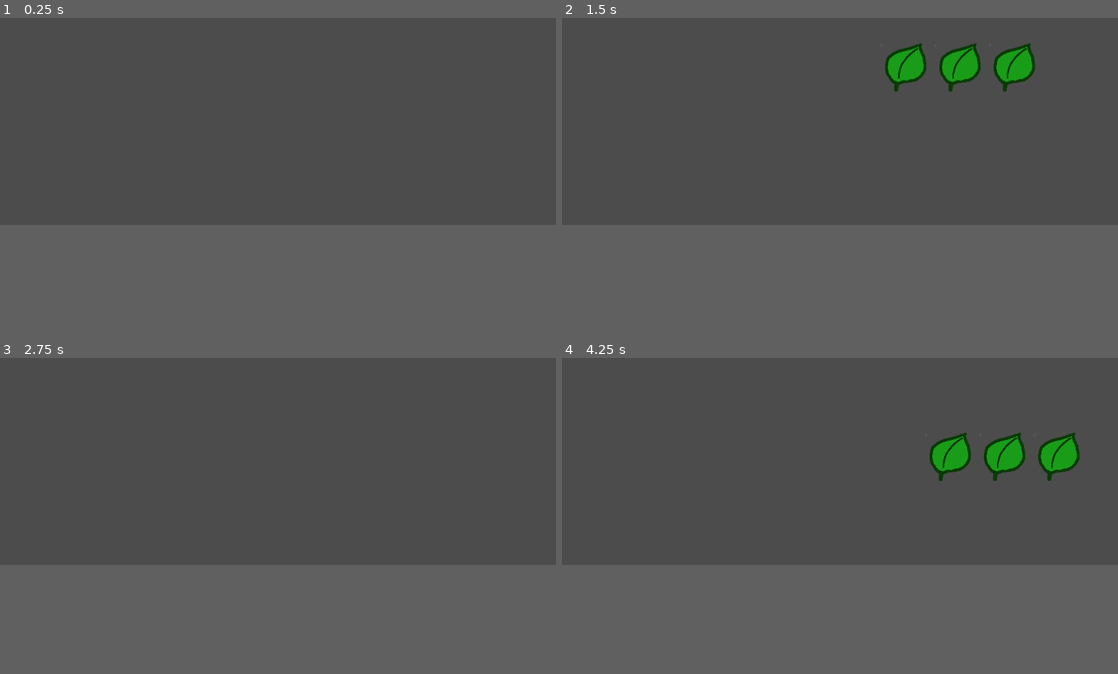
Above: before the commit, frames 1-4 (two rows, left to right).
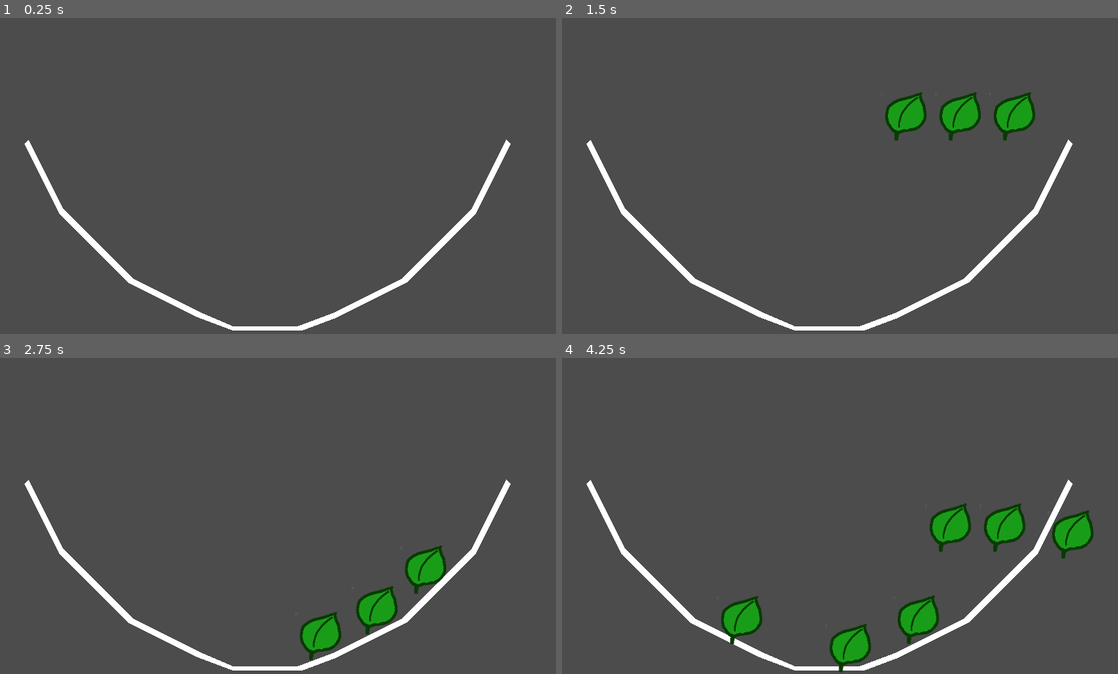
Above: after the commit, the same moments.

Repository: nisc586/SaladTosser
Game: Godot game, scene res://Main.tscn
Two runs of this game, one before a commit and one after it. Both use one fixed random seed, a clock stepped at 60 frames per second and the inputs below.
Inputs (mouse positions are in pixels of both pictures, inside the frame that each line leads up to):
- Up to frame 1 (0.25 s): no input
- Up to frame 2 (1.5 s): tap Enter at 0.5 s; move the mouse to (962, 46) at 0.52 s; press the mouse at (962, 46) at 0.53 s; move the mouse to (728, 78) at 1.27 s; release the mouse at (728, 78) at 1.28 s; click (728, 78) at 1.35 s
- Up to frame 3 (2.75 s): move the mouse to (outside the picture) at 2.02 s; press the mouse at (outside the picture) at 2.03 s
- Up to frame 4 (4.25 s): move the mouse to (812, 468) at 2.77 s; release the mouse at (812, 468) at 2.78 s; click (812, 468) at 2.85 s; move the mouse to (1006, 449) at 3.52 s; press the mouse at (1006, 449) at 3.53 s
In our replay, the window is 800x468 before the commit and 800x625 after it. These sizes can differ from the game's own. Grey fills any space a smaller window leaves; there, only what the larger window draws over its background counts as a difference.

The runs differ from the first frame. In frame 1, 2.1% of the frame differs, in the area x 4-92%, y 38-99%; in frame 2, 6.6%; in frame 3, 4.3%; in frame 4, 8.8%, in the area x 4-96%, y 23-100%.

Commit message:
Add a bowl

Diff:
--- a/Main.tscn
+++ b/Main.tscn
@@ -1,12 +1,7 @@
-[gd_scene load_steps=4 format=2]
+[gd_scene load_steps=3 format=2]
 
 [ext_resource path="res://Salad.tscn" type="PackedScene" id=1]
 [ext_resource path="res://Main.gd" type="Script" id=2]
-
-[sub_resource type="Curve2D" id=1]
-_data = {
-"points": PoolVector2Array( 0, 0, 0, 0, -16, 8, 0, 0, 0, 0, -8, 8, 0, 0, 0, 0, 8, 8, 0, 0, 0, 0, 16, 8 )
-}
 
 [node name="Main" type="Node"]
 script = ExtResource( 2 )
@@ -15,14 +10,20 @@
 [node name="IngredientSpawnTimer" type="Timer" parent="."]
 autostart = true
 
-[node name="SpawnPath" type="Path2D" parent="."]
-position = Vector2( 312, 152 )
-curve = SubResource( 1 )
+[node name="StartingPosition" type="Position2D" parent="."]
+position = Vector2( 512, 320 )
+
+[node name="StaticBody2D" type="StaticBody2D" parent="."]
 __meta__ = {
 "_edit_group_": true
 }
 
-[node name="SpawnLocation" type="PathFollow2D" parent="SpawnPath"]
-position = Vector2( -16, 8 )
+[node name="Polygon" type="Polygon2D" parent="StaticBody2D"]
+position = Vector2( -19.2, 129.6 )
+polygon = PoolVector2Array( 64, 320, 128, 448, 256, 576, 384, 640, 448, 664, 576, 664, 640, 640, 768, 576, 896, 448, 960, 320, 952, 312, 888, 440, 760, 568, 632, 632, 568, 656, 448, 656, 392, 632, 264, 568, 136, 440, 72, 312 )
+
+[node name="CollisionPolygon2D" type="CollisionPolygon2D" parent="StaticBody2D"]
+position = Vector2( -19.2, 129.6 )
+polygon = PoolVector2Array( 72, 312, 64, 320, 128, 448, 256, 576, 440, 664, 576, 664, 768, 576, 896, 448, 960, 320, 952, 312, 888, 440, 760, 568, 568, 656, 448, 656, 264, 568, 136, 440 )
 
 [connection signal="timeout" from="IngredientSpawnTimer" to="." method="_on_IngredientSpawnTimer_timeout"]
--- a/project.godot
+++ b/project.godot
@@ -14,6 +14,12 @@
 run/main_scene="res://Main.tscn"
 config/icon="res://icon.png"
 
+[display]
+
+window/size/height=800
+window/stretch/mode="2d"
+window/stretch/aspect="keep"
+
 [input]
 
 click={
